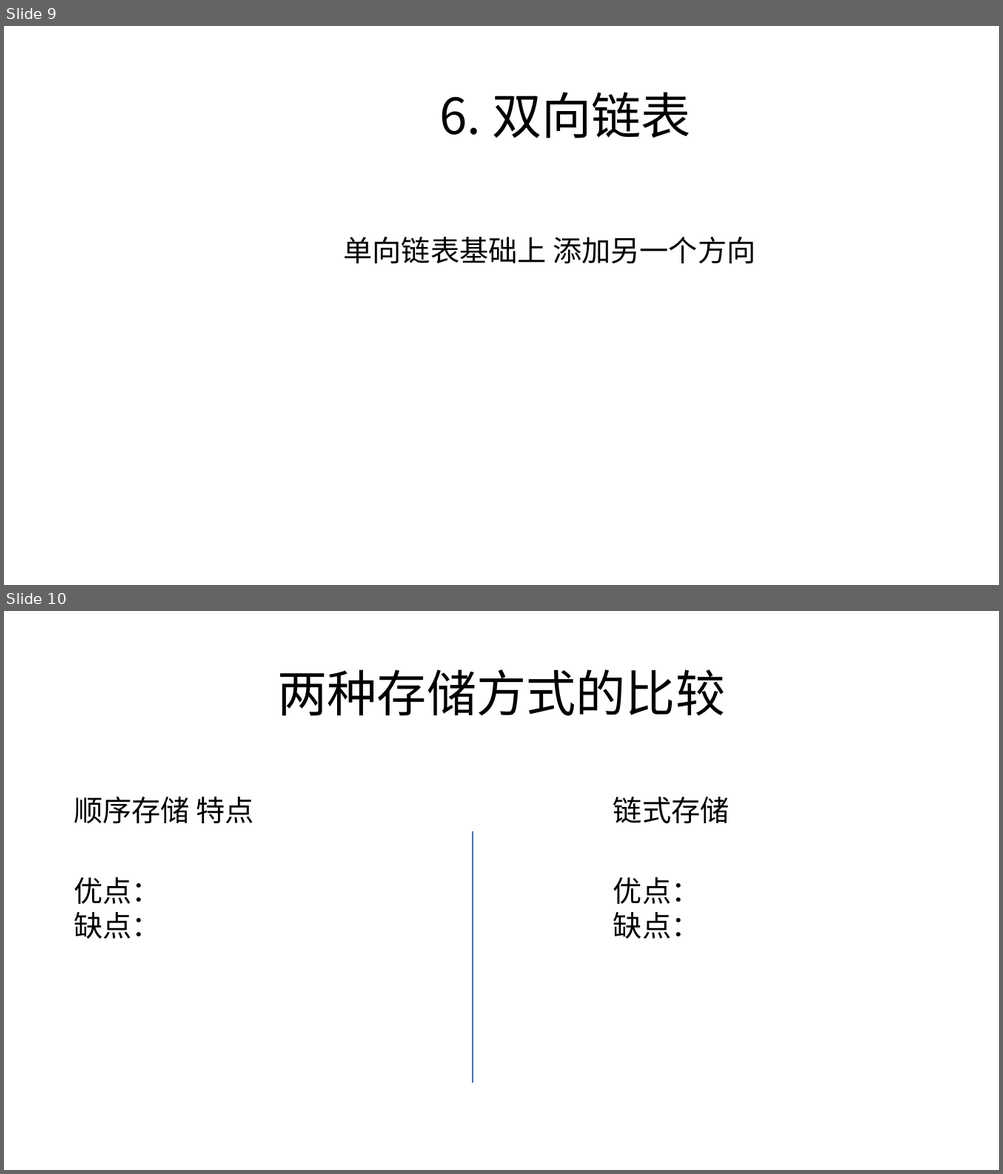
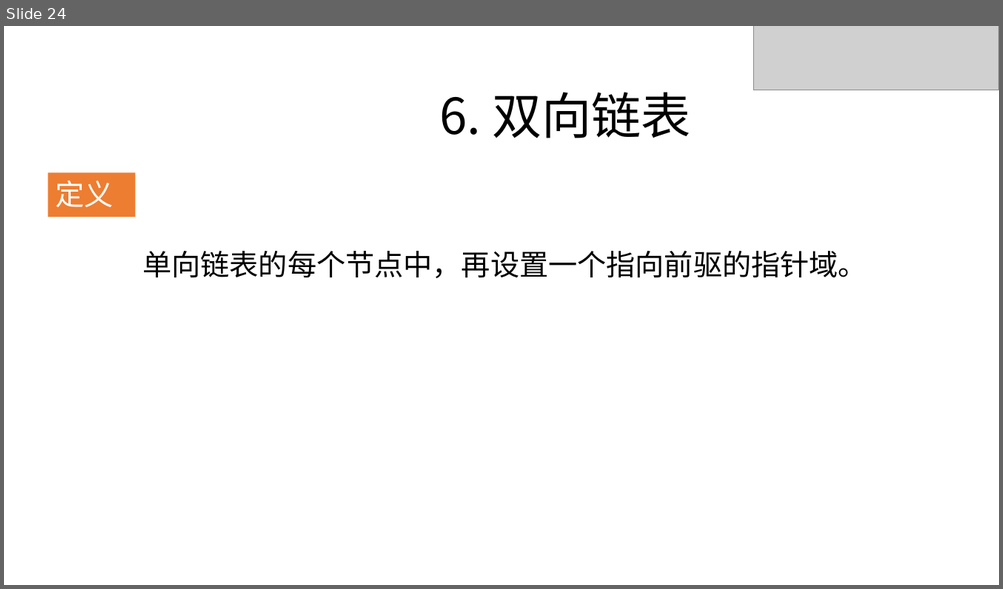
Before and after one commit to zjyesir/hmc_data_structure, a slide deck: 2.线性表.pptx. Shown one above the other, each under a label of ours: slides 9 and 10 before the commit, slide 24 after it. The pictures are 1003x1174 and 1003x589 pixels, drawn with LibreOffice and Linux fonts; fonts in the diff are those of the drawing; grey boxes stand for pictures; background and template pictures are left out. Boxes give left, top, right and bottom in pixels: in the first picture for what was removed or moved away, otherwise in the second. Text is boxed around its words. In the diff, an @@ line names an element or a change of style, - is before the commit and + after.

```diff
--- a/2.线性表.pptx
+++ b/2.线性表.pptx
@@ slide 10 removed at [4, 611, 999, 1170], background picture (left out) @@
@@ text removed at [278, 669, 726, 716] @@
-两种存储方式的比较
@@ text removed at [74, 797, 254, 824] @@
-顺序存储 特点
@@ text removed at [613, 797, 729, 823] @@
-链式存储
@@ line removed from (472, 832) to (472, 1083) @@
@@ text removed at [74, 877, 160, 939] @@
-优点：
-缺点：
@@ text removed at [613, 877, 700, 939] @@
-优点：
-缺点：
@@ what was slide 9 is now slide 24 @@
@@ slide 24 changed as well @@
@@ picture added at [754, 26, 999, 90] @@
@@ rectangle added at [48, 173, 135, 217], fill #ED7D31, 28 pt, text #FFFFFF @@
+定义
@@ text at [142, 251, 867, 278]: text changed @@
-单向链表基础上 添加另一个方向
+单向链表的每个节点中，再设置一个指向前驱的指针域。
```
Also in this commit, not shown: 8 other slides changed, 19 slides added, 2 other slides removed, 9 other files.
